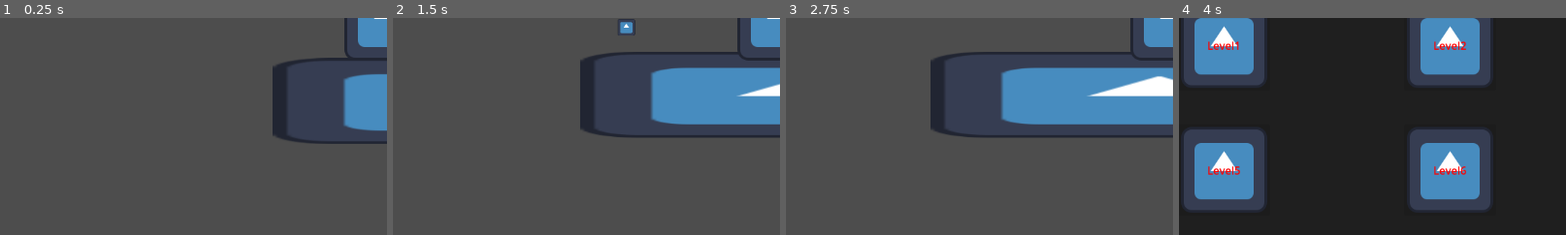
Above: before the commit, frames 1-4 (left to right).
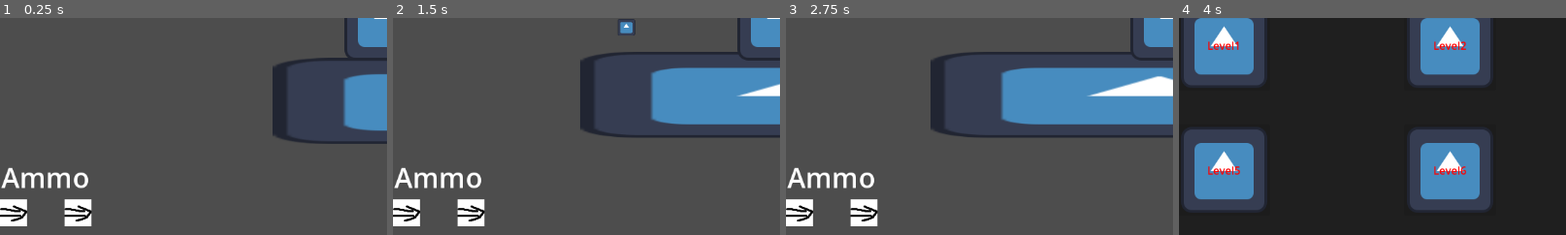
Above: after the commit, the same moments.

Repository: Gigabajt000/www.project.betoniarze-official.gov.ru
Game: Godot game, scene res://World/main.tscn
The game is run twice, just before and just after one commit, with the same random seed, the same clock (stepped at 60 frames per second) and the same inputs. The engine's default icon, where the game draws it, is replaced by a stand-in: a white triangle on a blue panel in a dark square.
Inputs (mouse positions are % of the whole screen's width and height, from its top left):
- Up to frame 1 (0.25 s): no input
- Up to frame 2 (1.5 s): move the mouse to (72, 45) at 0.52 s; press the mouse at (72, 45) at 0.53 s; move the mouse to (30, 55) at 1.27 s; release the mouse at (30, 55) at 1.28 s; click (30, 55) at 1.35 s
- Up to frame 3 (2.75 s): move the mouse to (60, 28) at 2.02 s; press the mouse at (60, 28) at 2.03 s
- Up to frame 4 (4 s): move the mouse to (45, 70) at 2.77 s; release the mouse at (45, 70) at 2.78 s; click (45, 70) at 2.85 s; click "Main Menu" at 3.5 s
The pictures show only the part of the screen within x 0-50%, y 50-100%; the shares and areas given below are measured in that part.

The runs differ from the first frame. In frame 1, 2.6% of the frame differs, in the area x 0-24%, y 68-96%; in frame 2, 2.6%; in frame 3, 2.6%; in frame 4, nothing differs.

Commit message:
UI Amunicji
Nie jest jeszcze podpiete do strzalu bo nikita nie dodal na githuba xD

Diff:
--- /dev/null
+++ b/betoniarze/UI/Ammunition.tscn
@@ -0,0 +1,49 @@
+[gd_scene load_steps=4 format=3 uid="uid://bwcjmax67ubvt"]
+
+[ext_resource type="Script" path="res://UI/Ammuntion.gd" id="1_6pgky"]
+[ext_resource type="Texture2D" uid="uid://vcmtnsi1qvt6" path="res://Art/rakieta.png" id="2_hw3am"]
+
+[sub_resource type="LabelSettings" id="LabelSettings_0brmx"]
+font_size = 41
+
+[node name="Ammunition" type="Control" node_paths=PackedStringArray("progress_bar1", "progress_bar2")]
+layout_mode = 3
+anchors_preset = 15
+anchor_right = 1.0
+anchor_bottom = 1.0
+grow_horizontal = 2
+grow_vertical = 2
+script = ExtResource("1_6pgky")
+progress_bar1 = NodePath("MarginContainer/VBoxContainer/HBoxContainer/TextureProgressBar")
+progress_bar2 = NodePath("MarginContainer/VBoxContainer/HBoxContainer/TextureProgressBar2")
+
+[node name="MarginContainer" type="MarginContainer" parent="."]
+layout_mode = 1
+anchors_preset = 2
+anchor_top = 1.0
+anchor_bottom = 1.0
+offset_top = -114.0
+offset_right = 136.0
+grow_vertical = 0
+
+[node name="VBoxContainer" type="VBoxContainer" parent="MarginContainer"]
+layout_mode = 2
+
+[node name="Label" type="Label" parent="MarginContainer/VBoxContainer"]
+layout_mode = 2
+text = "Ammo"
+label_settings = SubResource("LabelSettings_0brmx")
+horizontal_alignment = 1
+vertical_alignment = 1
+
+[node name="HBoxContainer" type="HBoxContainer" parent="MarginContainer/VBoxContainer"]
+layout_mode = 2
+theme_override_constants/separation = 56
+
+[node name="TextureProgressBar" type="TextureProgressBar" parent="MarginContainer/VBoxContainer/HBoxContainer"]
+layout_mode = 2
+texture_over = ExtResource("2_hw3am")
+
+[node name="TextureProgressBar2" type="TextureProgressBar" parent="MarginContainer/VBoxContainer/HBoxContainer"]
+layout_mode = 2
+texture_over = ExtResource("2_hw3am")
--- /dev/null
+++ b/betoniarze/UI/Ammuntion.gd
@@ -0,0 +1,16 @@
+extends Control
+
+
+@export var progress_bar1: TextureProgressBar
+@export var progress_bar2: TextureProgressBar
+
+func _ready():
+	progress_bar1.max_value = (1/2) * Global.max_amunicja
+	progress_bar2.max_value = (1/2) * Global.max_amunicja
+
+func _process(delta):
+	progress_bar1.value = Global.amunicja
+	progress_bar2.value = Global.amunicja - (1/2 * Global.max_amunicja)
+
+	if Global.amunicja < Global.max_amunicja:
+		Global.amunicja += 1
--- a/betoniarze/World/main.tscn
+++ b/betoniarze/World/main.tscn
@@ -1,8 +1,9 @@
-[gd_scene load_steps=5 format=3 uid="uid://kemfh5qetn4t"]
+[gd_scene load_steps=6 format=3 uid="uid://kemfh5qetn4t"]
 
 [ext_resource type="Texture2D" uid="uid://cf115c8vlcp0w" path="res://icon.svg" id="1_ef2qo"]
 [ext_resource type="PackedScene" uid="uid://t8pscco1c6y3" path="res://Player/kolce.tscn" id="2_a0g76"]
 [ext_resource type="PackedScene" uid="uid://djpihxejo1d0r" path="res://Player/player.tscn" id="3_d523m"]
+[ext_resource type="PackedScene" uid="uid://bwcjmax67ubvt" path="res://UI/Ammunition.tscn" id="4_l224j"]
 
 [sub_resource type="RectangleShape2D" id="RectangleShape2D_jtbtm"]
 size = Vector2(121.797, 100)
@@ -25,3 +26,7 @@
 
 [node name="Player" parent="." instance=ExtResource("3_d523m")]
 position = Vector2(-179, -138)
+
+[node name="CanvasLayer" type="CanvasLayer" parent="."]
+
+[node name="Ammunition" parent="CanvasLayer" instance=ExtResource("4_l224j")]
--- a/betoniarze/global.gd
+++ b/betoniarze/global.gd
@@ -6,8 +6,9 @@
 var master_volume : float = 1
 var muted: bool = false
 
-
-
+#ammunition
+var max_amunicja: int = 100
+var amunicja: int = 100
 
 func Death():
 	get_tree().change_scene_to_file("res://UI/death_screen.tscn")
Binary file added: betoniarze/Art/rakieta.png
Not shown, added: betoniarze/Art/rakieta.png.import
